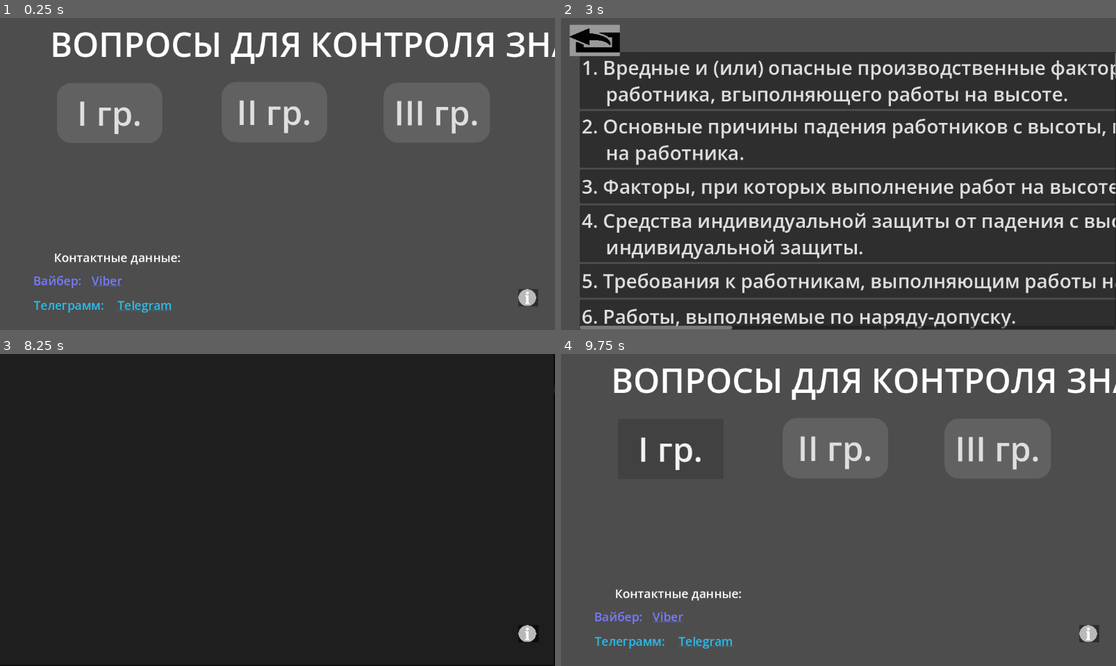
Above: before the commit, frames 1-4 (two rows, left to right).
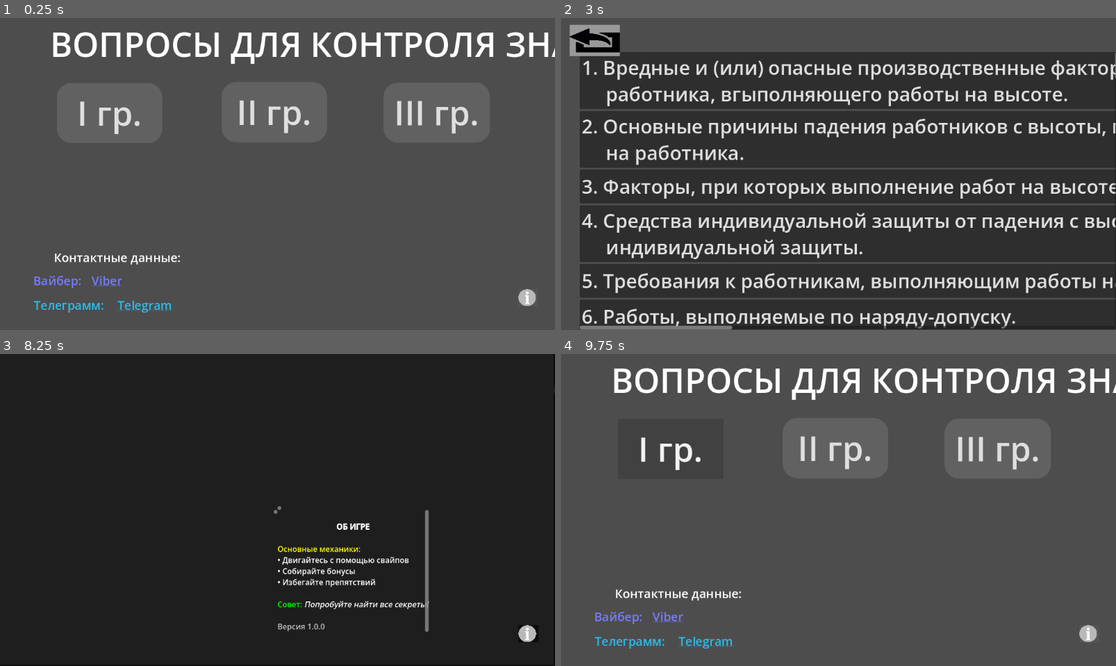
Above: after the commit, the same moments.

Repository: MV1312/labor_protection
Game: Godot game, scene res://scenes/main.tscn
The game is run twice, just before and just after one commit, with the same random seed, the same clock (stepped at 60 frames per second) and the same inputs.
Inputs (mouse positions are in pixels of both pictures, inside the frame that each line leads up to):
- Up to frame 1 (0.25 s): no input
- Up to frame 2 (3 s): click "Инфо" at 0.5 s; click "Скрыть" at 1.25 s; click "I гр." at 2 s; click "II гр." at 2.75 s
- Up to frame 3 (8.25 s): click (33, 375) at 3.5 s; click "III гр." at 4.25 s; click "I гр." at 5 s; click "II гр." at 5.75 s; click (33, 375) at 6.5 s; click "III гр." at 7.25 s; click "Инфо" at 8 s
- Up to frame 4 (9.75 s): click "Скрыть" at 8.75 s; click "I гр." at 9.5 s

The runs differ from the first frame. In frame 1, less than 0.1% of the frame differs, in the area x 93-97%, y 86-93%; in frame 2, nothing differs; in frame 3, 1.5%, in the area x 49-78%, y 48-90%; in frame 4, less than 0.1%.

Commit message:
Changing the structure of the window for viewing information, refining the code of this window, and rewriting the release.

Diff:
--- a/scenes/info_overlay.tscn
+++ b/scenes/info_overlay.tscn
@@ -5,6 +5,9 @@
 
 [sub_resource type="StyleBoxFlat" id="StyleBoxFlat_e5ydw"]
 bg_color = Color(0, 0, 0, 0.882)
+
+[sub_resource type="StyleBoxFlat" id="StyleBoxFlat_1qf2a"]
+bg_color = Color(0.3298405, 0.3298405, 0.3298403, 1)
 
 [node name="InfoOverlay" type="CanvasLayer" unique_id=419437678]
 script = ExtResource("1_sxi83")
@@ -21,11 +24,25 @@
 anchors_preset = 15
 anchor_right = 1.0
 anchor_bottom = 1.0
-offset_bottom = 3.0
 grow_horizontal = 2
 grow_vertical = 2
+size_flags_horizontal = 4
 theme_override_styles/panel = SubResource("StyleBoxFlat_e5ydw")
 metadata/_edit_lock_ = true
+
+[node name="ScrollContainer" type="ScrollContainer" parent="InfoWindow" unique_id=650571614]
+clip_contents = false
+layout_mode = 2
+size_flags_horizontal = 4
+size_flags_vertical = 4
+
+[node name="InfoText" type="RichTextLabel" parent="InfoWindow/ScrollContainer" unique_id=975375452]
+clip_contents = false
+layout_mode = 2
+bbcode_enabled = true
+fit_content = true
+scroll_following_visible_characters = true
+autowrap_mode = 0
 
 [node name="TapToClose" type="Control" parent="." unique_id=755759846]
 visible = false
@@ -48,5 +65,6 @@
 offset_right = 471.16797
 offset_bottom = 472.248
 scale = Vector2(0.072848506, 0.07018809)
+theme_override_styles/normal = SubResource("StyleBoxFlat_1qf2a")
 icon = ExtResource("1_0q13e")
 metadata/_edit_lock_ = true
--- a/scripts/info_overlay.gd
+++ b/scripts/info_overlay.gd
@@ -1,11 +1,24 @@
-
 extends CanvasLayer
 
 @onready var info_button: Button = $InfoButton
 @onready var info_window: PanelContainer = $InfoWindow
 @onready var tap_to_close: Control = $TapToClose
 @onready var dim_background: ColorRect = $DimBackground
+@onready var info_text: RichTextLabel = $InfoWindow/ScrollContainer/InfoText # $InfoWindow/MarginContainer/ScrollContainer/InfoText
 
+# Можно хранить текст в ресурсе или файле
+var info_content: String = """
+[center][b]ОБ ИГРЕ[/b][/center]
+
+[color=yellow]Основные механики:[/color]
+• Двигайтесь с помощью свайпов
+• Собирайте бонусы
+• Избегайте препятствий
+
+[color=green]Совет:[/color] [i]Попробуйте найти все секреты![/i]
+
+[color=gray]Версия 1.0.0[/color]
+"""
 
 func _ready() -> void:
 	info_button.toggle_mode = true
@@ -14,22 +27,15 @@
 	tap_to_close.gui_input.connect(_on_tap_to_close_gui_input)
 	tap_to_close.mouse_filter = Control.MOUSE_FILTER_STOP
 
+	# Загрузка контента (можно из отдельного файла)
+	_load_info_content()
+
 	_set_info_visible(false)
 
 
 func _on_info_button_toggled(button_pressed: bool) -> void:
 	_set_info_visible(button_pressed)
 
-
-func _set_info_visible(visible_state: bool) -> void:
-	info_window.visible = visible_state
-	tap_to_close.visible = visible_state
-	dim_background.visible = visible_state
-
-	if visible_state:
-		info_button.text = "Скрыть"
-	else:
-		info_button.text = "Инфо"
 
 
 func _on_tap_to_close_gui_input(event: InputEvent) -> void:
@@ -51,3 +57,25 @@
 func close_info() -> void:
 	info_button.set_pressed_no_signal(false)
 	_set_info_visible(false)
+
+
+func _load_info_content() -> void:
+	# Вариант 1: Прямой текст
+	info_text.text = info_content
+
+	# Вариант 2: Из JSON файла (будущее масштабирование)
+	# var data = load_info_from_json("res://data/info.json")
+	# info_text.text = data["content"]
+
+func _set_info_visible(visible_state: bool) -> void:
+	info_window.visible = visible_state
+	tap_to_close.visible = visible_state
+	dim_background.visible = visible_state
+
+	# Сброс скролла при открытии
+	if visible_state:
+		var scroll = info_window.get_node("ScrollContainer") #MarginContainer/ScrollContainer")
+		scroll.scroll_vertical = 0
+		info_button.text = "Скрыть"
+	else:
+		info_button.text = "Инфо"
Not shown, changed: release/OT.apk
